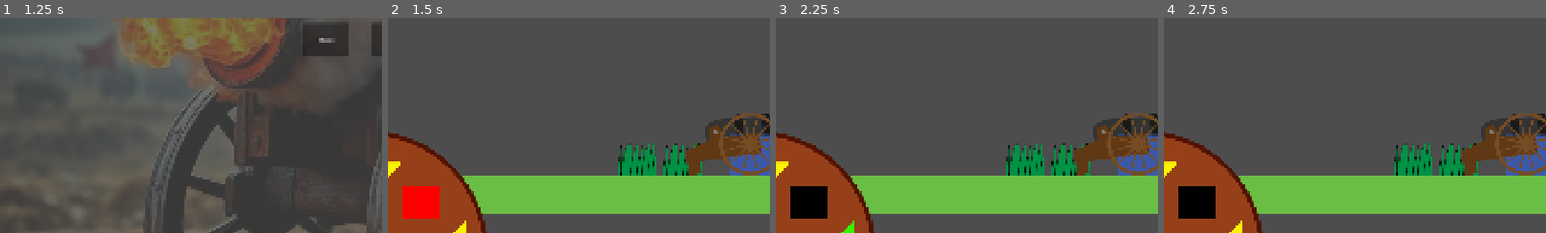
Above: before the commit, frames 1-4 (left to right).
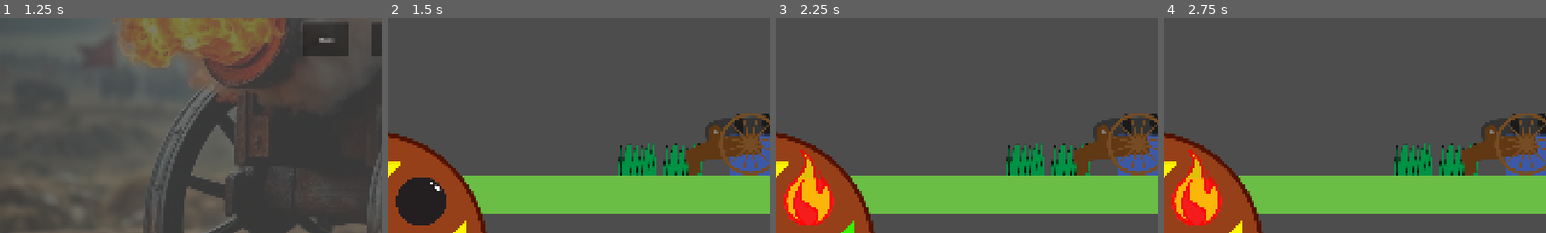
Above: after the commit, the same moments.

Repository: JasontreksC/CannonBall
Game: Godot game, scene res://Scene/cannon_ball.tscn
The game is run twice, just before and just after one commit, with the same random seed, the same clock (stepped at 60 frames per second) and the same inputs.
Inputs (mouse positions are % of the whole screen's width and height, from its top left):
- Up to frame 1 (1.25 s): tap Enter at 0.5 s; move the mouse to (72, 45) at 0.52 s; hold D (right) from 0.53 s (still down); tap F (aim) at 0.6 s
- Up to frame 2 (1.5 s): release D (right) at 1.25 s; click "Host" at 1.25 s
- Up to frame 3 (2.25 s): tap Space at 2 s; move the mouse to (30, 55) at 2.02 s; hold Down (Down) from 2.03 s (still down); click (30, 55) at 2.1 s
- Up to frame 4 (2.75 s): keep holding Down (Down)
The pictures show only the part of the screen within x 3-53%, y 46-96%; the shares and areas given below are measured in that part.

Frame 1 is identical in both runs. In frame 2, 2.4% of the frame differs, in the area x 2-16%, y 74-97%; in frame 3, 2.8%, in the area x 2-16%, y 61-97%; in frame 4, 2.8%.

Commit message:
BallUpdate

Diff:
--- a/CannonBall/Scene/UI.tscn
+++ b/CannonBall/Scene/UI.tscn
@@ -9,6 +9,9 @@
 [ext_resource type="Texture2D" uid="uid://b4qyt66jwdgol" path="res://Asset/prototype_object/ATK.png" id="4_xql8a"]
 [ext_resource type="Texture2D" uid="uid://cjuswftc73knu" path="res://Asset/BallUI.png" id="5_fau5c"]
 [ext_resource type="Texture2D" uid="uid://cp3nylb3saeum" path="res://Asset/BallUIarrow.png" id="6_nq5m3"]
+[ext_resource type="Texture2D" uid="uid://bc5iakcdqv0vb" path="res://Asset/prototype_object/Ball/Black_Ball.png" id="10_pcf3q"]
+[ext_resource type="Texture2D" uid="uid://djw6k5uke3i5" path="res://Asset/prototype_object/Ball/Purple_Ball.png" id="11_ninrt"]
+[ext_resource type="Texture2D" uid="uid://c1d260p0cwrub" path="res://Asset/prototype_object/Ball/red_ball.png" id="12_1visn"]
 
 [sub_resource type="LabelSettings" id="LabelSettings_i3p7b"]
 font_size = 240
@@ -161,12 +164,6 @@
 rotation = 1.5708
 texture = ExtResource("5_fau5c")
 
-[node name="Ball" type="ColorRect" parent="BallUi"]
-offset_left = -10.0
-offset_top = -28.0
-offset_right = 69.0
-offset_bottom = 64.0
-
 [node name="BallUIarrow1" type="Sprite2D" parent="BallUi"]
 position = Vector2(-50.934, 102.934)
 rotation = -2.35619
@@ -192,3 +189,19 @@
 rotation = 0.785398
 scale = Vector2(0.5, 0.5)
 texture = ExtResource("6_nq5m3")
+
+[node name="BlackBall" type="Sprite2D" parent="BallUi"]
+position = Vector2(26.1503, 17.2996)
+scale = Vector2(0.3, 0.3)
+texture = ExtResource("10_pcf3q")
+
+[node name="PurpleBall" type="Sprite2D" parent="BallUi"]
+position = Vector2(26.1503, 17.2996)
+scale = Vector2(0.3, 0.3)
+texture = ExtResource("11_ninrt")
+
+[node name="RedBall" type="Sprite2D" parent="BallUi"]
+position = Vector2(-6.99993, 19)
+rotation = -1.5708
+scale = Vector2(0.3, 0.3)
+texture = ExtResource("12_1visn")
--- a/CannonBall/Script/ui.gd
+++ b/CannonBall/Script/ui.gd
@@ -14,7 +14,11 @@
 
 @onready var arrow1_click = $BallUi/BallUIarrow1click
 @onready var arrow2_click = $BallUi/BallUIarrow2click
-@onready var ball = $BallUi/Ball
+
+# Ball 이미지 3개를 각각 준비
+@onready var black_ball = $BallUi/BlackBall
+@onready var purple_ball = $BallUi/PurpleBall
+@onready var red_ball = $BallUi/RedBall
 
 var click_show_time := 0.2
 var ball_state := 1 # 1~3
@@ -103,6 +107,7 @@
 		var min = timer / 60
 		var sec = timer % 60
 		time_label.text = "%02d:%02d" % [min, sec]
+
 func show_arrow1_click():
 	if arrow1_click:
 		arrow1_click.modulate.a = 1.0
@@ -136,10 +141,16 @@
 	update_ball_color()
 
 func update_ball_color():
+	# 모두 투명하게
+	black_ball.modulate.a = 0.0
+	purple_ball.modulate.a = 0.0
+	red_ball.modulate.a = 0.0
+
+	# ball_state에 따라 해당 공만 보이게
 	match ball_state:
 		1:
-			ball.color = Color(1,0,0) # 붉은색
+			black_ball.modulate.a = 1.0
 		2:
-			ball.color = Color(0,1,0) # 초록색
+			purple_ball.modulate.a = 1.0
 		3:
-			ball.color = Color(0,0,0) # 검정색
+			red_ball.modulate.a = 1.0
Binary file added: CannonBall/Asset/prototype_object/Ball/Black_Ball.png
Not shown, added: CannonBall/Asset/prototype_object/Ball/Black_Ball.png.import
Binary file added: CannonBall/Asset/prototype_object/Ball/Purple_Ball.png
Not shown, added: CannonBall/Asset/prototype_object/Ball/Purple_Ball.png.import
Binary file added: CannonBall/Asset/prototype_object/Ball/red_ball.png
Not shown, added: CannonBall/Asset/prototype_object/Ball/red_ball.png.import
Not shown: 1 places in CannonBall/Scene/UI.tscn that only renumber resources
